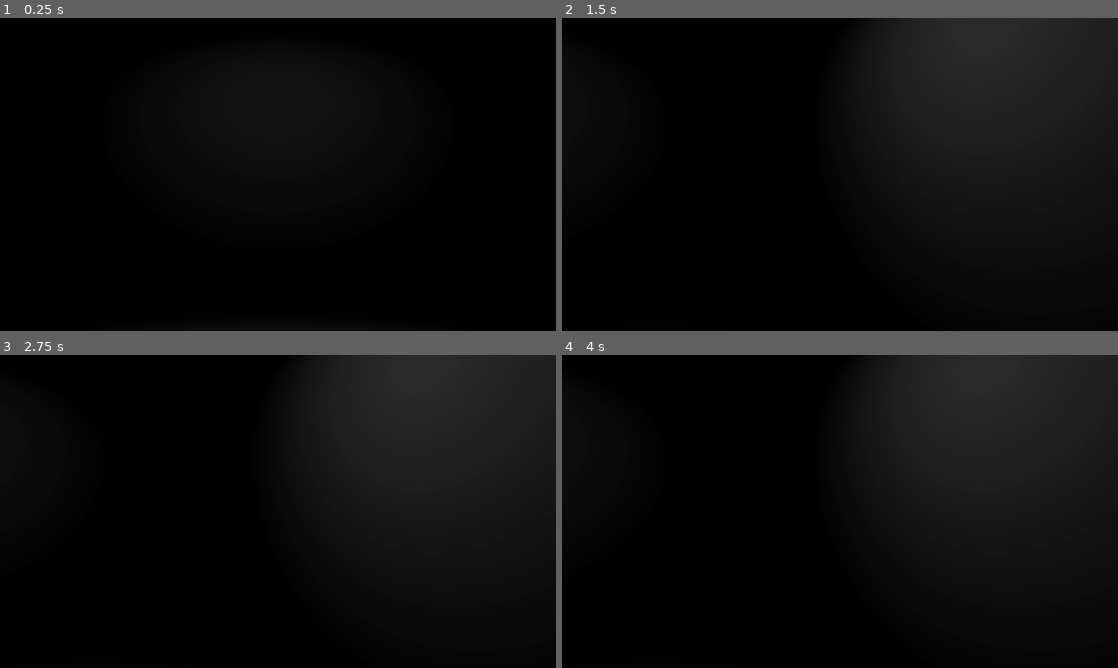
Above: before the commit, frames 1-4 (two rows, left to right).
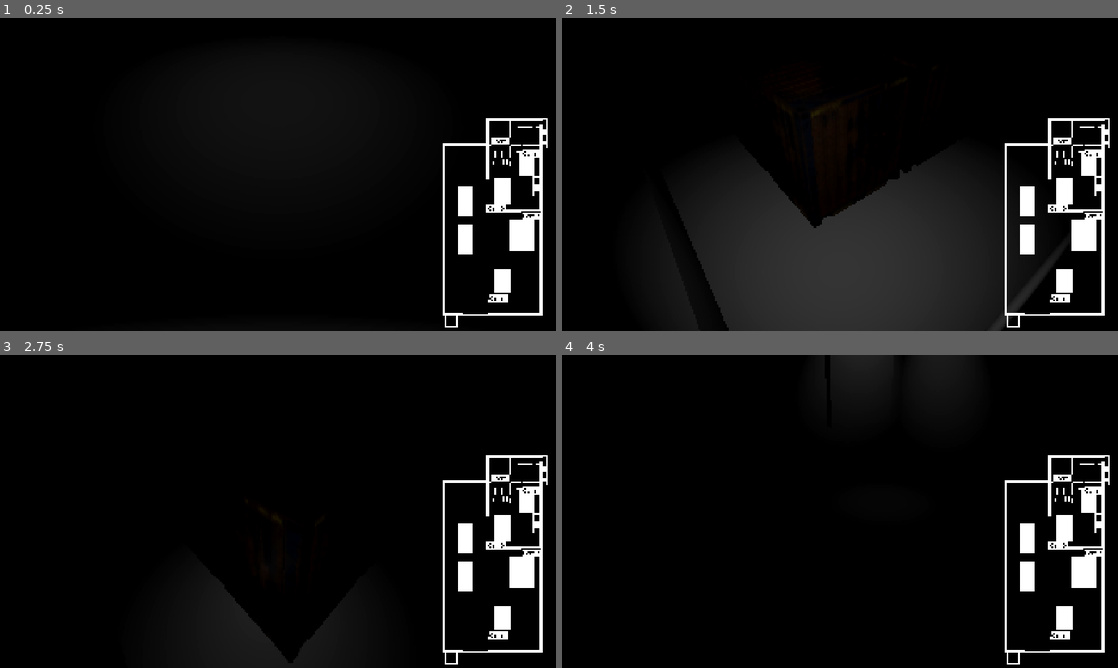
Above: after the commit, the same moments.

Repository: RayTK09/fiveNightsToSurviveAustralia
Game: Godot game, scene res://Scenes/mainnight.tscn
Same seed, same stepped clock (60 frames per second), same inputs: the game is played once before the commit and once after it.
Inputs (mouse positions are in pixels of both pictures, inside the frame that each line leads up to):
- Up to frame 1 (0.25 s): no input
- Up to frame 2 (1.5 s): click (1062, 299) at 0.52 s; click (1095, 215) at 1.27 s
- Up to frame 3 (2.75 s): click (494, 545) at 2.02 s
- Up to frame 4 (4 s): click (1095, 489) at 2.77 s; click (1062, 477) at 3.52 s

The runs differ from the first frame. In frame 1, 3.2% of the frame differs, in the area x 79-99%, y 32-99%; in frame 2, 40%, in the area x 20-100%, y 0-100%; in frame 3, 23%; in frame 4, 19%.

Commit message:
CAMERA BASE WORKING (KINDA)

Diff:
--- a/Scenes/mainnight.tscn
+++ b/Scenes/mainnight.tscn
@@ -26,7 +26,10 @@
 [node name="WorldEnvironment" type="WorldEnvironment" parent="." unique_id=187454186]
 environment = SubResource("Environment_yy6r3")
 
-[node name="OFFICE" parent="." unique_id=1742765653 instance=ExtResource("2_wiscd")]
+[node name="OFFICE" parent="." unique_id=1742765653 node_paths=PackedStringArray("outside", "inside", "power") instance=ExtResource("2_wiscd")]
+outside = NodePath("../outside")
+inside = NodePath("../insideRoom")
+power = NodePath("../powerRoom")
 
 [node name="powerRoom" parent="." unique_id=112248275 instance=ExtResource("3_1e0qi")]
 transform = Transform3D(1, 0, 0, 0, 1, 0, 0, 0, 1, 9.907451, 0, 0)
--- a/Scenes/office.tscn
+++ b/Scenes/office.tscn
@@ -3,6 +3,12 @@
 [ext_resource type="Script" uid="uid://cli1saqjn3yku" path="res://Scripts/office.gd" id="1_a0wae"]
 [ext_resource type="PackedScene" uid="uid://b51u82ktb31le" path="res://models/IndustrialCatwalk_FreeSample/glTF/SM_IK_Catwalk_200.gltf" id="2_vggx3"]
 [ext_resource type="PackedScene" uid="uid://bej4g4mgcphbu" path="res://models/IndustrialCatwalk_FreeSample/glTF/SM_IK_Railing_200.gltf" id="3_cumm5"]
+[ext_resource type="Texture2D" uid="uid://dy0arpil50yxs" path="res://sprites/map.png" id="4_2jlrf"]
+[ext_resource type="Texture2D" uid="uid://ci1vh7p43gnpr" path="res://sprites/Camera1.png" id="5_7xo7e"]
+[ext_resource type="Texture2D" uid="uid://b2uwxssroj3rj" path="res://sprites/camera2.png" id="6_2vylc"]
+[ext_resource type="Texture2D" uid="uid://tfwo1kymnldl" path="res://sprites/camera3.png" id="7_4luf0"]
+[ext_resource type="Texture2D" uid="uid://b4hd0v6micq1j" path="res://sprites/camera4.png" id="8_q644x"]
+[ext_resource type="Texture2D" uid="uid://bn7s1be8wp0q5" path="res://sprites/camera5.png" id="9_rs1ao"]
 
 [sub_resource type="BoxMesh" id="BoxMesh_2qw5g"]
 size = Vector3(0.45828247, 0.38787842, 0.041137695)
@@ -22,6 +28,22 @@
 "transitions": PackedFloat32Array(1),
 "update": 0,
 "values": [Vector3(0, 0, 0)]
+}
+
+[sub_resource type="Animation" id="Animation_2jlrf"]
+resource_name = "flipCamDown"
+length = 0.15
+tracks/0/type = "value"
+tracks/0/imported = false
+tracks/0/enabled = true
+tracks/0/path = NodePath("Camera3D/Node3D:rotation")
+tracks/0/interp = 2
+tracks/0/loop_wrap = true
+tracks/0/keys = {
+"times": PackedFloat32Array(0, 0.15),
+"transitions": PackedFloat32Array(1, 1),
+"update": 0,
+"values": [Vector3(3.1415927, 0, 0), Vector3(0, 0, 0)]
 }
 
 [sub_resource type="Animation" id="Animation_cumm5"]
@@ -43,6 +65,7 @@
 [sub_resource type="AnimationLibrary" id="AnimationLibrary_2jlrf"]
 _data = {
 &"RESET": SubResource("Animation_vggx3"),
+&"flipCamDown": SubResource("Animation_2jlrf"),
 &"flipCamera": SubResource("Animation_cumm5")
 }
 
@@ -131,5 +154,65 @@
 [node name="Control" type="Control" parent="." unique_id=1615613650]
 layout_mode = 3
 anchors_preset = 0
-offset_right = 40.0
-offset_bottom = 40.0
+offset_right = 1920.0
+offset_bottom = 1080.0
+
+[node name="TextureRect" type="TextureRect" parent="Control" unique_id=131302353]
+layout_mode = 0
+offset_left = 1500.0
+offset_top = 240.0
+offset_right = 1920.0
+offset_bottom = 1080.0
+texture = ExtResource("4_2jlrf")
+
+[node name="cam1" type="TextureButton" parent="Control" unique_id=68171800]
+layout_mode = 0
+offset_left = 1683.0
+offset_top = 948.0
+offset_right = 1939.0
+offset_bottom = 1076.0
+scale = Vector2(0.30189088, 0.30189088)
+texture_normal = ExtResource("5_7xo7e")
+
+[node name="cam2" type="TextureButton" parent="Control" unique_id=1890830075]
+layout_mode = 0
+offset_left = 1796.9999
+offset_top = 663.99994
+offset_right = 2053.0
+offset_bottom = 791.99994
+scale = Vector2(0.30189088, 0.30189088)
+texture_normal = ExtResource("6_2vylc")
+
+[node name="cam3" type="TextureButton" parent="Control" unique_id=1390631234]
+layout_mode = 0
+offset_left = 1676.9999
+offset_top = 637.99994
+offset_right = 1932.9999
+offset_bottom = 765.99994
+scale = Vector2(0.30189088, 0.30189088)
+texture_normal = ExtResource("7_4luf0")
+
+[node name="cam4" type="TextureButton" parent="Control" unique_id=2047496460]
+layout_mode = 0
+offset_left = 1797.9999
+offset_top = 448.99997
+offset_right = 2054.0
+offset_bottom = 577.0
+scale = Vector2(0.30189088, 0.30189088)
+texture_normal = ExtResource("8_q644x")
+
+[node name="cam5" type="TextureButton" parent="Control" unique_id=1178665522]
+layout_mode = 0
+offset_left = 1690.9999
+offset_top = 406.0
+offset_right = 1946.9999
+offset_bottom = 534.0
+scale = Vector2(0.30189088, 0.30189088)
+texture_normal = ExtResource("9_rs1ao")
+
+[connection signal="animation_finished" from="AnimationPlayer" to="." method="_on_animation_player_animation_finished"]
+[connection signal="pressed" from="Control/cam1" to="." method="_on_cam_1_pressed"]
+[connection signal="pressed" from="Control/cam2" to="." method="_on_cam_2_pressed"]
+[connection signal="pressed" from="Control/cam3" to="." method="_on_cam_3_pressed"]
+[connection signal="pressed" from="Control/cam4" to="." method="_on_cam_4_pressed"]
+[connection signal="pressed" from="Control/cam5" to="." method="_on_cam_5_pressed"]
--- a/Scripts/inside_room.gd
+++ b/Scripts/inside_room.gd
@@ -16,9 +16,13 @@
 func _process(delta: float) -> void:
 	if (cam1Active):
 		cam1Light.spot_attenuation = 1
+		$Camera3D.current = true
 	else:
 		cam1Light.spot_angle_attenuation = 10
+		$Camera3D.current = false
 	if (cam2Active):
 		cam2Light.spot_attenuation = 1
+		$Camera3D2.current = true
 	else:
 		cam2Light.spot_angle_attenuation = 10
+		$Camera3D.current = false
--- a/Scripts/office.gd
+++ b/Scripts/office.gd
@@ -2,6 +2,15 @@
 
 @onready var player = $Camera3D
 @onready var aniPlayer = $AnimationPlayer
+
+@export var cam1 : TextureButton
+@export var cam2 : TextureButton
+@export var cam3 : TextureButton
+@export var cam4 : TextureButton
+@export var cam5 : TextureButton
+@export var outside : Node3D
+@export var inside : Node3D
+@export var power : Node3D
 
 var nealInOffice : bool = false
 var caneToadInOffice : bool = false
@@ -12,16 +21,19 @@
 
 # Called when the node enters the scene tree for the first time.
 func _ready() -> void:
-	pass # Replace with function body.
+	cam1 = $Control/cam1
+	cam2 = $Control/cam2
+	cam3 = $Control/cam3
+	cam4 = $Control/cam4
+	cam5 = $Control/cam5
 
 func _input(event: InputEvent) -> void:
 	if (Input.is_action_just_pressed("OpenCams") and !isInCams):
 		isInCams = true
 		aniPlayer.play("flipCamera")
-		player.current = false
 	elif (Input.is_action_just_pressed("OpenCams") and isInCams):
 		isInCams = false
-		aniPlayer.play_backwards("flipCamera")
+		aniPlayer.play("flipCamDown")
 		player.current = true
 
 # Called every frame. 'delta' is the elapsed time since the previous frame.
@@ -40,8 +52,56 @@
 		elif (player.rotation_degrees < Vector3(0, -30, 0)):
 			player.rotation_degrees = Vector3(0, -30, 0)
 
+
+
 	#print(turnAmount)
 	#print(player.rotation_degrees)
 	#print(isInCams)
 	#print(get_viewport().get_visible_rect().size.x / 1.2)
 	#print(get_viewport().get_mouse_position())
+
+
+func _on_animation_player_animation_finished(anim_name: StringName) -> void:
+	if (anim_name == "flipCamera"):
+		player.current = false
+
+#no genAI was used in the making of this
+#and on second thought I have no idea why I did this the way I did
+func _on_cam_1_pressed() -> void:
+	outside.cam4Active = true
+	outside.cam3Active = false
+	inside.cam2Active = false
+	inside.cam1Active = false
+	power.camActive = false
+
+
+func _on_cam_2_pressed() -> void:
+	outside.cam4Active = false
+	outside.cam3Active = true
+	inside.cam2Active = false
+	inside.cam1Active = false
+	power.camActive = false
+
+
+func _on_cam_3_pressed() -> void:
+	outside.cam4Active = false
+	outside.cam3Active = false
+	inside.cam2Active = true
+	inside.cam1Active = false
+	power.camActive = false
+
+
+func _on_cam_4_pressed() -> void:
+	outside.cam4Active = false
+	outside.cam3Active = false
+	inside.cam2Active = false
+	inside.cam1Active = true
+	power.camActive = false
+
+
+func _on_cam_5_pressed() -> void:
+	outside.cam4Active = false
+	outside.cam3Active = false
+	inside.cam2Active = false
+	inside.cam1Active = false
+	power.camActive = true
--- a/Scripts/outside.gd
+++ b/Scripts/outside.gd
@@ -16,9 +16,13 @@
 func _process(delta: float) -> void:
 	if (cam3Active):
 		cam3Light.spot_attenuation = 1
+		$Camera3D2.current = true
 	else:
 		cam3Light.spot_angle_attenuation = 10
+		$Camera3D2.current = false
 	if (cam4Active):
 		cam4Light.spot_attenuation = 1
+		$Camera3D.current = true
 	else:
 		cam3Light.spot_angle_attenuation = 10
+		$Camera3D.current = false
--- a/Scripts/power_room.gd
+++ b/Scripts/power_room.gd
@@ -17,3 +17,7 @@
 func _process(delta: float) -> void:
 	if (camActive):
 		canActivateAlarm = true
+		$Camera3D.current = true
+	else:
+		canActivateAlarm = false
+		$Camera3D.current = false
--- a/project.godot
+++ b/project.godot
@@ -40,4 +40,5 @@
 
 [rendering]
 
+textures/canvas_textures/default_texture_filter=0
 rendering_device/driver.windows="d3d12"
Binary file added: sprites/Camera1.png
Not shown, added: sprites/Camera1.png.import
Binary file added: sprites/CameraButtons.png
Not shown, added: sprites/CameraButtons.png.import
Binary file added: sprites/camera2.png
Not shown, added: sprites/camera2.png.import
Binary file added: sprites/camera3.png
Not shown, added: sprites/camera3.png.import
Binary file added: sprites/camera4.png
Not shown, added: sprites/camera4.png.import
Binary file added: sprites/camera5.png
Not shown, added: sprites/camera5.png.import
(and 2 more such lines)
